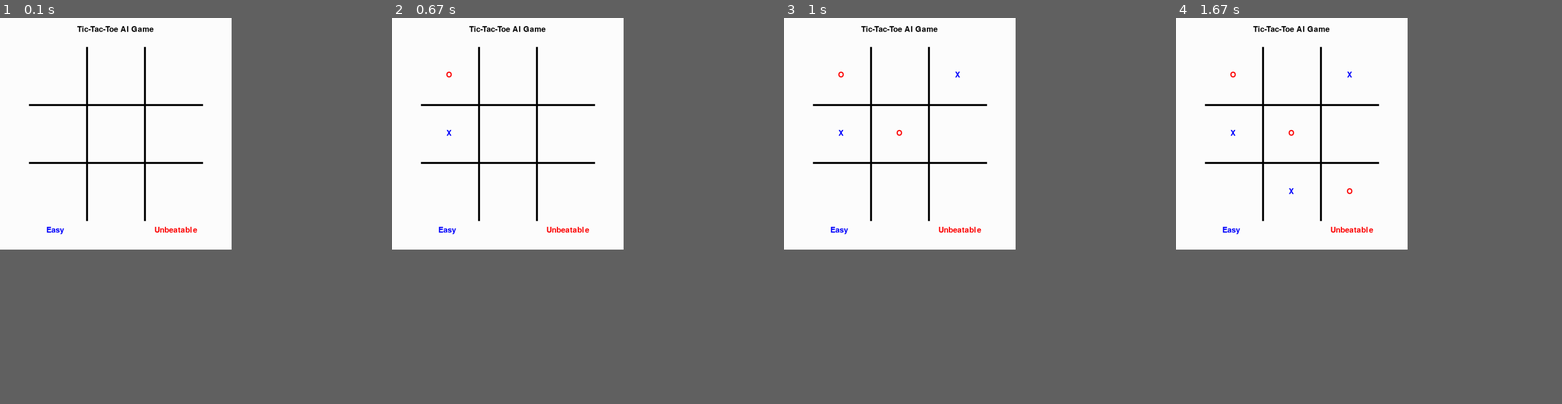
Above: before the commit, frames 1-4 (left to right).
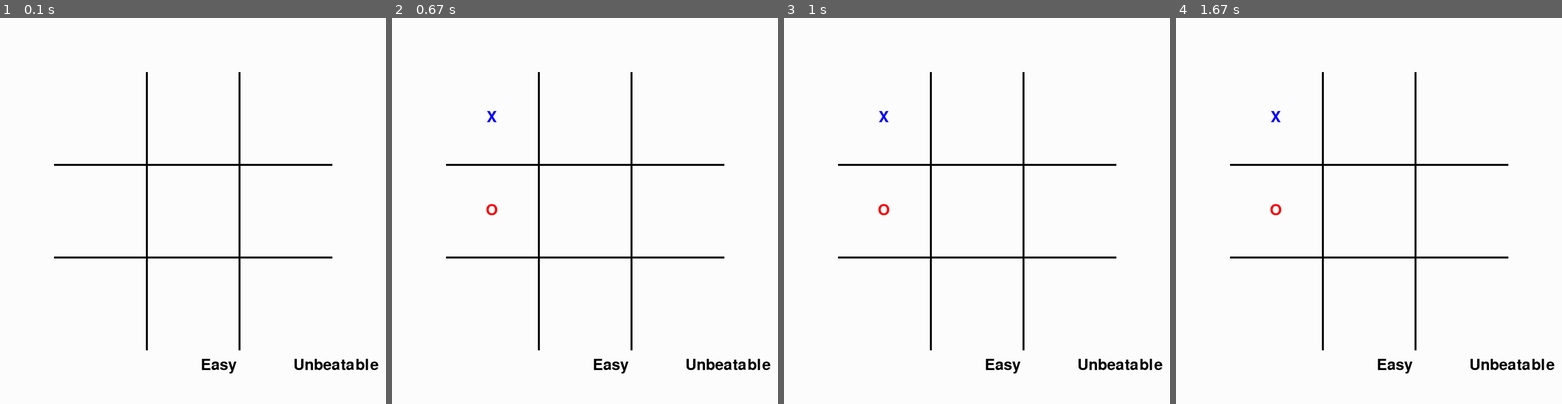
Above: after the commit, the same moments.

Repository: sairaja9/Tic-Tac-Toe-AI
Game: pygame game, started from OtherTicTacToe.py
Same seed, same stepped clock (60 frames per second), same inputs: the game is played once before the commit and once after it.
Inputs (mouse positions are in pixels of both pictures, inside the frame that each line leads up to):
- Up to frame 1 (0.1 s): no input
- Up to frame 2 (0.67 s): press the mouse at (507, 149) at 0.37 s; move the mouse to (480, 141) at 0.47 s; release the mouse at (453, 133) at 0.6 s
- Up to frame 3 (1 s): press the mouse at (899, 149) at 0.7 s; move the mouse to (915, 99) at 0.8 s; release the mouse at (934, 52) at 0.93 s
- Up to frame 4 (1.67 s): press the mouse at (1291, 75) at 1.2 s; move the mouse to (1299, 129) at 1.3 s; release the mouse at (1307, 183) at 1.43 s
In our replay, the window is 540x540 before the commit and 900x900 after it. These sizes can differ from the game's own. Grey fills any space a smaller window leaves; there, only what the larger window draws over its background counts as a difference.

The runs differ from the first frame. In frame 1, 3.5% of the frame differs, in the area x 7-98%, y 2-93%; in frame 2, 3.6%; in frame 3, 3.7%; in frame 4, 3.7%.

Commit message:
worked on pygame

Diff:
--- a/OtherTicTacToe.py
+++ b/OtherTicTacToe.py
@@ -5,9 +5,9 @@
 # Create the constants (go ahead and experiment with different values)
 BOARDWIDTH = 3  # number of columns in the board
 BOARDHEIGHT = 3 # number of rows in the board
-TILESIZE = 150
-WINDOWWIDTH = 600
-WINDOWHEIGHT = 600
+TILESIZE = 240
+WINDOWWIDTH = 1000
+WINDOWHEIGHT = 1000
 FPS = 60
 BLANK = None
 
@@ -21,7 +21,7 @@
 TILECOLOR = WHITE
 TEXTCOLOR = BLACK
 BORDERCOLOR = BLACK
-BASICFONTSIZE = 20
+BASICFONTSIZE = 40
 OTHERFONTSIZE = 120
 
 BUTTONCOLOR = WHITE
@@ -143,13 +143,12 @@
     width = BOARDWIDTH * TILESIZE
     height = BOARDHEIGHT * TILESIZE
     # pygame.draw.rect(DISPLAYSURF, BORDERCOLOR, (left - 5, top - 5, width + 11, height + 11), 4)
-    pygame.draw.line(DISPLAYSURF, BORDERCOLOR, (225, 525), (225, 75), 5)
-    pygame.draw.line(DISPLAYSURF, BORDERCOLOR, (375, 525), (375, 75), 5)
-    pygame.draw.line(DISPLAYSURF, BORDERCOLOR, (75, 225), (525, 225), 5)
-    pygame.draw.line(DISPLAYSURF, BORDERCOLOR, (75, 375), (525, 375), 5)
+    pygame.draw.line(DISPLAYSURF, BORDERCOLOR, (380, 860), (380, 140), 5)
+    pygame.draw.line(DISPLAYSURF, BORDERCOLOR, (620, 860), (620, 140), 5)
+    pygame.draw.line(DISPLAYSURF, BORDERCOLOR, (140, 380), (860, 380), 5)
+    pygame.draw.line(DISPLAYSURF, BORDERCOLOR, (140, 620), (860, 620), 5)
     DISPLAYSURF.blit(NEW_SURF, NEW_RECT)
     DISPLAYSURF.blit(NEW_SURF2, NEW_RECT2)
-    DISPLAYSURF.blit(NEW_SURF3, NEW_RECT3)
 
 
 def getLeftTopOfTile(tileX, tileY):
@@ -209,7 +208,7 @@
     return board[step] == BLANK
 
 def main():
-    global FPSCLOCK, DISPLAYSURF, BASICFONT, NEW_SURF, NEW_RECT, NEW_SURF2, NEW_RECT2, NEW_SURF3, NEW_RECT3
+    global FPSCLOCK, DISPLAYSURF, BASICFONT, NEW_SURF, NEW_RECT, NEW_SURF2, NEW_RECT2
     two_player = False #by default false
     pygame.init()
     FPSCLOCK = pygame.time.Clock()
@@ -217,9 +216,8 @@
     pygame.display.set_caption('Unbeatable')
     BASICFONT = pygame.font.Font('freesansbold.ttf', BASICFONTSIZE)
     OTHERFONT = pygame.font.Font('freesansbold.ttf', OTHERFONTSIZE)
-    NEW_SURF, NEW_RECT = makeText('Unbeatable', RED, TILECOLOR, 400, 540)
-    NEW_SURF2, NEW_RECT2 = makeText('Easy', BLUE, TILECOLOR, 120, 540)
-    NEW_SURF3, NEW_RECT3 = makeText('Tic-Tac-Toe AI Game', TEXTCOLOR, TILECOLOR, 200, 20)
+    NEW_SURF, NEW_RECT = makeText('Unbeatable', TEXTCOLOR, TILECOLOR, WINDOWWIDTH - 240, WINDOWHEIGHT - 120)
+    NEW_SURF2, NEW_RECT2 = makeText('Easy', TEXTCOLOR, TILECOLOR, WINDOWWIDTH - 480, WINDOWHEIGHT - 120)
     board = [BLANK] * 9
     game_over = False
     x_turn = True
@@ -227,11 +225,7 @@
     drawBoard(board, msg)
     pygame.display.update()
 
-    running = True
-    while running:
-        for event in pygame.event.get():
-            if event.type == pygame.QUIT:
-                running = False
+    while True:
         coords = None
         for event in pygame.event.get():
             if event.type == MOUSEBUTTONUP:
--- a/pygameTic.py
+++ b/pygameTic.py
@@ -6,11 +6,13 @@
 pygame.display.set_caption("Tic Tac Toe by Sai and Rishabh")
 
 # Colors - Used to change text, line, and background colors
-JET = [44,44,43]
+JET = [33,34,33]
 SKYBLUE = [169,206,244]
 MIDNIGHTBLUE = [27,59,111]
 CORALRED = [255, 62, 65]
 IVORY = [193,193,193]
+
+screen.fill(JET)
 
 # Lines - Draws the Tic Tac Toe Game Board (hashtag shape)
 pygame.draw.line(screen, IVORY, (225, 525), (225, 75), 3)
@@ -19,59 +21,81 @@
 pygame.draw.line(screen, IVORY, (75, 375), (525, 375), 3)
 
 # The screen color and display refreshing is set here
-screen.fill(JET)
 pygame.display.flip()
 
 
 class player(object):
-    def __init__(self,x,y,width,height):
-        self.x = x
-        self.y = y
-        self.width = width
-        self.height = height
+    def __init__(self):
+        pass
 
-    def checkClick():
+    def checkClick(self, position):
 
         # Position Ranges - Using these ranges, we can check which box/board position was clicked (done in checkClick function)
-        rows = [(self.x>75, self.x<225), (self.x>225, self.x<375), (self.x>375, self.x<525)]
-        cols = [(self.y>375, self.y<525), (self.y>225, self.y<373), (self.y>75, self.y<225)]
+        rows = [(75, 225), (225, 375), (375, 525)]
 
-        if event.type == pygame.MOUSEBUTTONUP:
-            pos = pygame.mouse.get_pos()
+        if self.pos[1] > rows[0][0] and self.pos[1] < rows[0][1]:
+            if self.pos[0] > rows[0][0] and self.pos[0] < rows[0][1]:
+                self.playerPosition = 'bottomLeft'
+            elif self.pos[0] > rows[1][0] and self.pos[0] < rows[1][1]:
+                self.playerPosition = 'bottomCenter'
+            elif self.pos[0] > rows[2][0] and self.pos[0] < rows[2][1]:
+                self.playerPosition = 'bottomRight'
 
-        if rows[0][0] == pos[0] and rows[0][1] == pos[0]:
-            if cols[0]:
+        if self.pos[1] > rows[1][0] and self.pos[1] < rows[1][1]:
+            if self.pos[0] > rows[0][0] and self.pos[0] < rows[0][1]:
+                self.playerPosition = 'middleLeft'
+            elif self.pos[0] > rows[1][0] and self.pos[0] < rows[1][1]:
+                self.playerPosition = 'middleCenter'
+            elif self.pos[0] > rows[2][0] and self.pos[0] < rows[2][1]:
+                self.playerPosition = 'middleRight'
+
+        if self.pos[1] > rows[2][0] and self.pos[1] < rows[2][1]:
+            if self.pos[0] > rows[0][0] and self.pos[0] < rows[0][1]:
                 self.playerPosition = 'topLeft'
-            elif cols[1]:
+            elif self.pos[0] > rows[1][0] and self.pos[0] < rows[1][1]:
                 self.playerPosition = 'topCenter'
-            elif cols[2]:
+            elif self.pos[0] > rows[2][0] and self.pos[0] < rows[2][1]:
                 self.playerPosition = 'topRight'
 
-        if rows[1]:
-            if cols[0]:
-                self.playerPosition = 'centerLeft'
-            elif cols[1]:
-                self.playerPosition = 'centerCenter'
-            elif cols[2]:
-                self.playerPosition = 'centerRight'
 
-        if rows[3]:
-            if cols[0]:
-                self.playerPosition = 'centerLeft'
-            elif cols[1]:
-                self.playerPosition = 'centerCenter'
-            elif cols[2]:
-                self.playerPosition = 'centerRight'
+        if self.playerPosition == 'topLeft':
+            screen.blit(IconPlayer, (130, 450))
+        elif self.playerPosition == 'topCenter':
+            screen.blit(IconPlayer, (280, 450))
+        elif self.playerPosition == 'topRight':
+            screen.blit(IconPlayer, (430, 450))
 
+        if self.playerPosition == 'middleLeft':
+            screen.blit(IconPlayer, (130, 300))
+        elif self.playerPosition == 'middleCenter':
+            screen.blit(IconPlayer, (280, 300))
+        elif self.playerPosition == 'middleRight':
+            screen.blit(IconPlayer, (430, 300))
 
-def redrawGameWindow():
-    pass
+        if self.playerPosition == 'bottomLeft':
+            screen.blit(IconPlayer, (130, 150))
+        elif self.playerPosition == 'bottomCenter':
+            screen.blit(IconPlayer, (280,150))
+        elif self.playerPosition == 'bottomRight':
+            screen.blit(IconPlayer, (430, 150))
 
+playerX = player()
+playerO = player()
+currentPlayer = playerX
 run = True
 while run:
 
     for event in pygame.event.get():
         if event.type == pygame.QUIT:
             run = False
+        elif event.type == pygame.MOUSEBUTTONUP:
+            currentPlayer.pos = pygame.mouse.get_pos()
+            currentPlayer.checkClick(currentPlayer.pos)
+            pygame.display.flip()
 
-    redrawGameWindow()
+    if currentPlayer == playerX:
+        IconPlayer = pygame.image.load('IconPlayerO.png')
+        currentPlayer = playerO
+    elif currentPlayer == playerO:
+        IconPlayer = pygame.image.load('IconPlayerX.png')
+        currentPlayer = playerX
--- a/pytest.py
+++ b/pytest.py
@@ -9,9 +9,6 @@
     for event in pygame.event.get():
         if event.type == pygame.QUIT:
             run = False
-
-    ev = pygame.event.get()
-    for event in ev:
-        if ev == pygame.MOUSEBUTTONUP:
+        elif event.type == pygame.MOUSEBUTTONUP:
             coordinates = pygame.mouse.get_pos()
             print(coordinates)
Binary file added: IconPlayerO.png
Binary file added: IconPlayerX.png
Empty file added: saipygame.py
